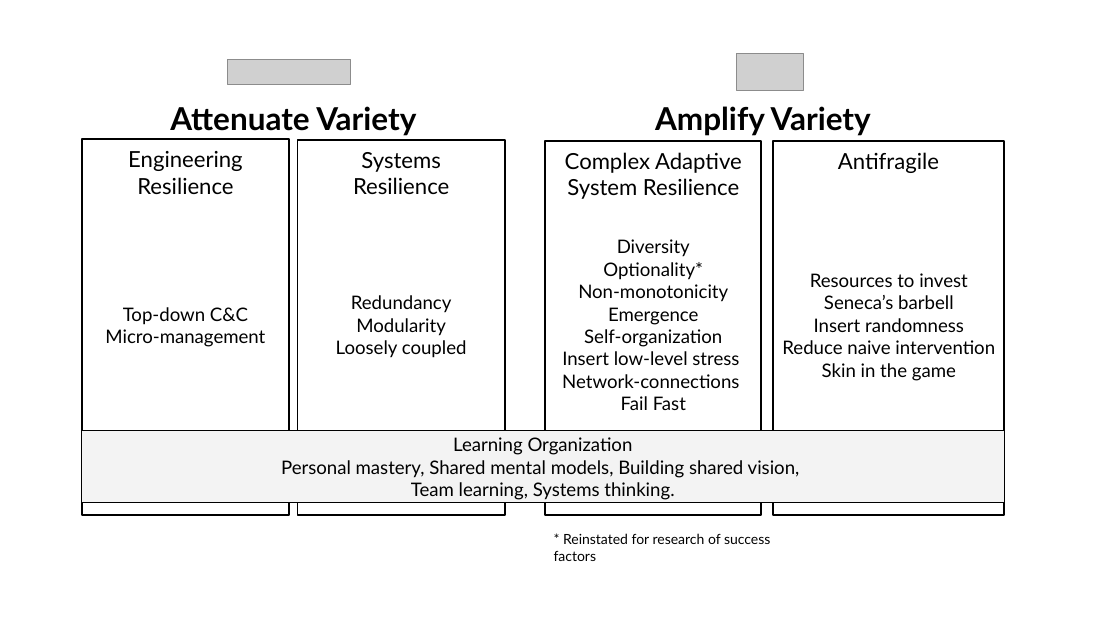
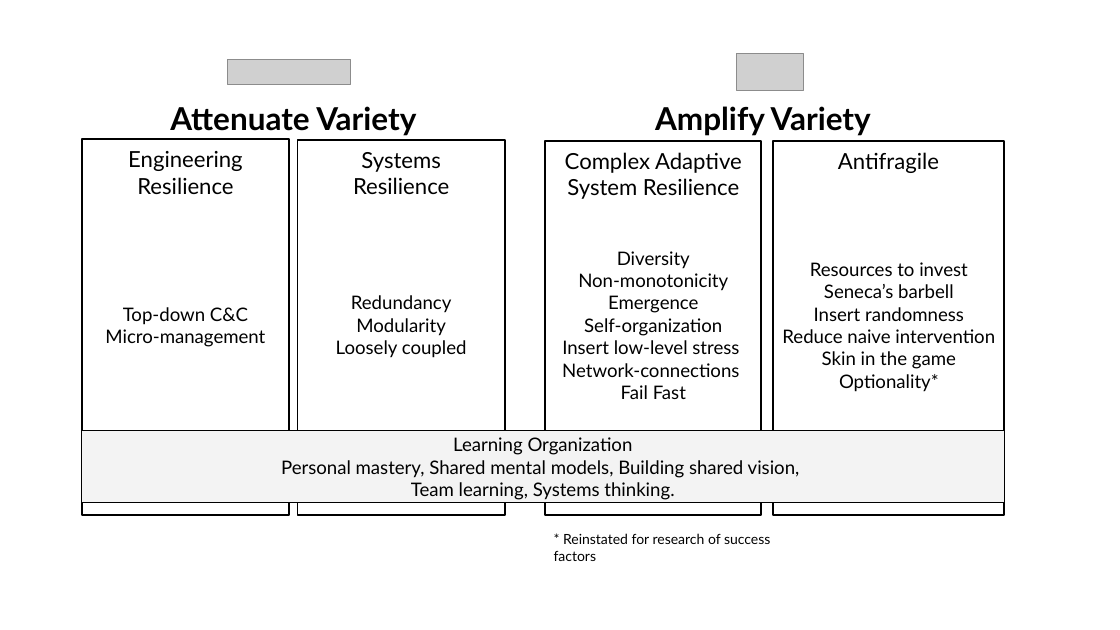
Before and after one commit to JRBliekendaal/master-thesis, a slide deck: slide 2 of images/sources/eaalmodel.pptx. Drawn at 1120x630 pixels with LibreOffice and Linux fonts; fonts in the diff are those of the drawing; grey boxes stand for pictures. Boxes give left, top, right and bottom in pixels: in the first picture for what was removed or moved away, otherwise in the second. Text is boxed around its words. In the diff, an @@ line names an element or a change of style, - is before the commit and + after.

Commit message:
Finished methodology
Methodology is finished. Corrected markup. Added figure for PS as a System of Systems. Started with other chapters. Disabled some temporary chapters to create a version for Co-Promotor. Changed Optionality from CAS to Antifragile.

```diff
--- a/images/sources/eaalmodel.pptx
+++ b/images/sources/eaalmodel.pptx
@@ text at [603, 262, 703, 280]: paragraph removed @@
-Optionality*
@@ text at [839, 374, 939, 392]: paragraph added @@
+Optionality*
```
Also in this commit, not shown: 9 other files.
